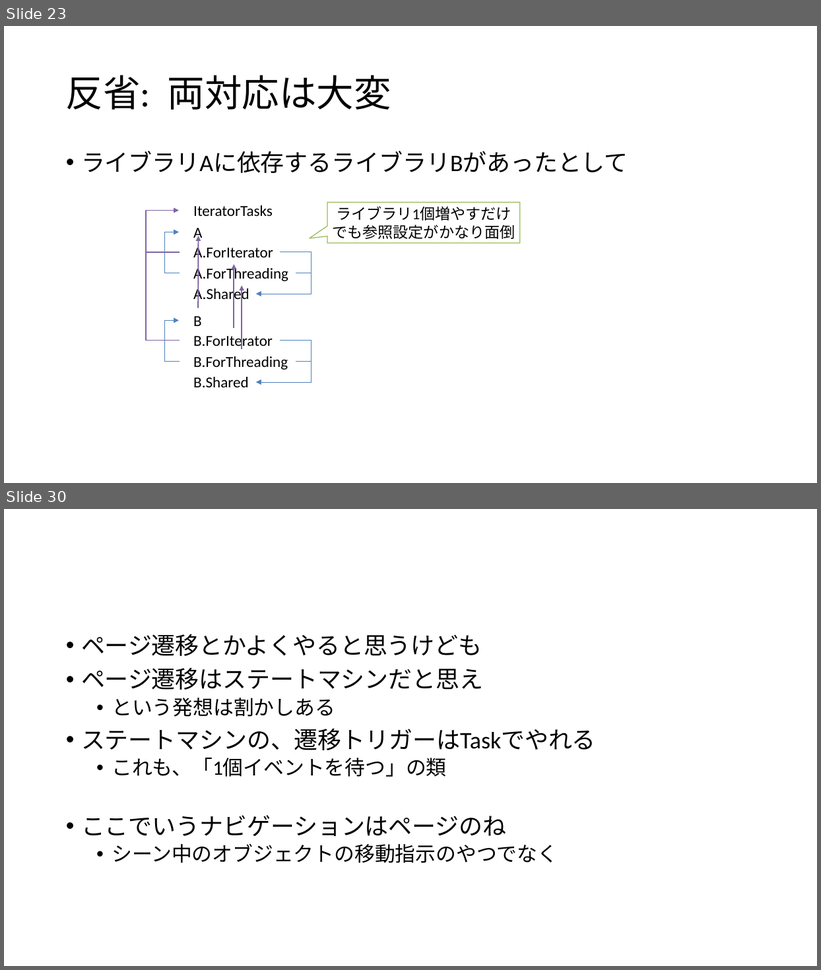
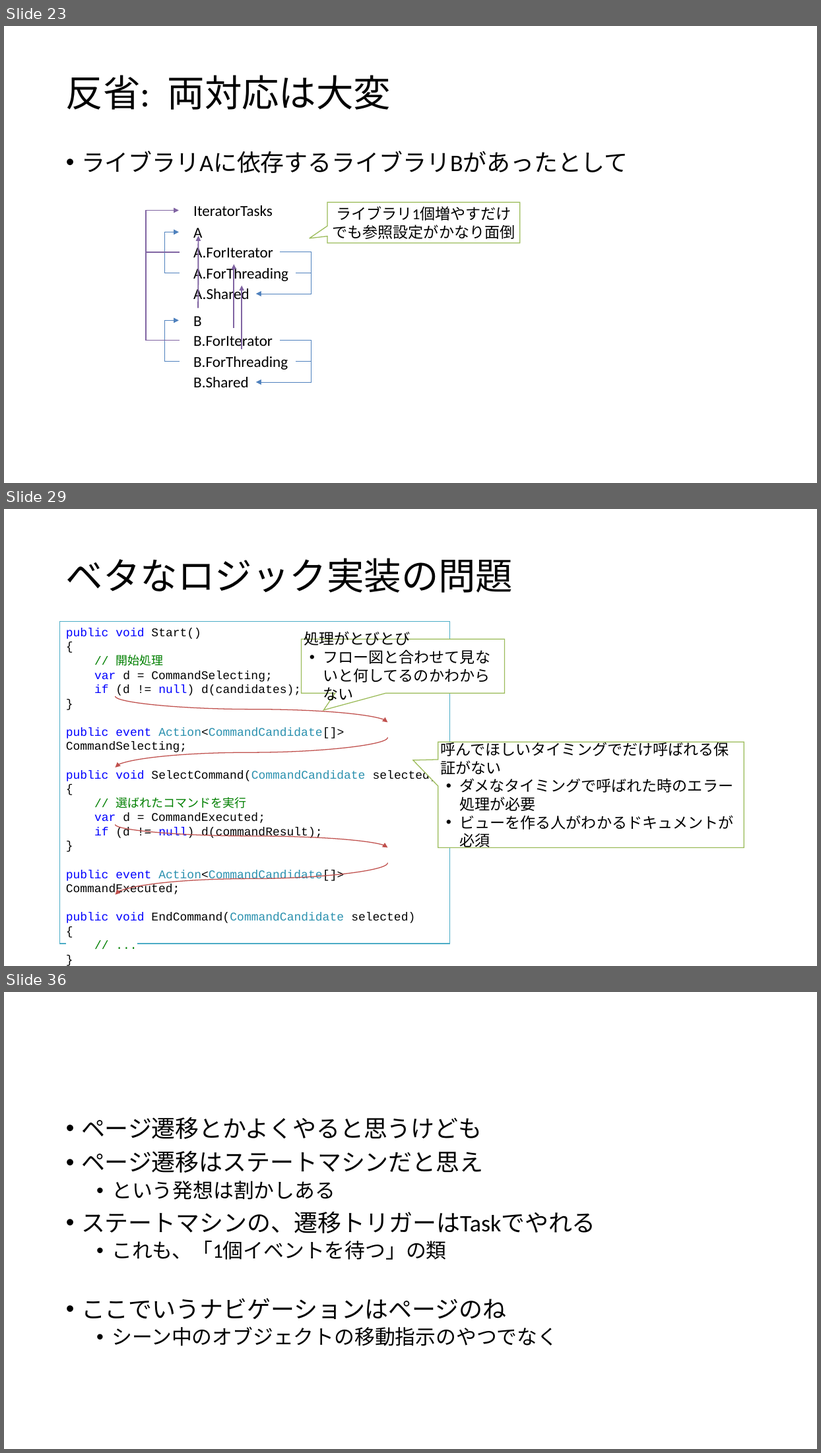
Before and after one commit to ppcuni/UnityCsharp20150321, a slide deck: doc/自社フレームワーク.pptx. Shown one above the other, each under a label of ours: slides 23 and 30 before the commit, slides 23, 29 and 36 after it; the slides between them are not shown. The pictures are 821x970 and 821x1453 pixels, drawn with LibreOffice and Linux fonts; fonts in the diff are those of the drawing; background and template pictures are left out. Boxes give left, top, right and bottom in pixels: in the first picture for what was removed or moved away, otherwise in the second. Text is boxed around its words. In the diff, an @@ line names an element or a change of style, - is before the commit and + after.

```diff
--- a/doc/自社フレームワーク.pptx
+++ b/doc/自社フレームワーク.pptx
@@ slide 29 added at (x1=4, y1=509, x2=817, y2=966), background #FFFFFF @@
@@ title added at (x1=66, y1=558, x2=514, y2=593), 44 pt, text #000000 @@
+ベタなロジック実装の問題
@@ rectangle added at (x1=60, y1=622, x2=451, y2=944), fill #FFFFFF, outline #4BACC6 1 pt, 14 pt, text #000000 @@
+public void Start()
+{
+// 開始処理
+var d = CommandSelecting;
+if (d != null) d(candidates);
+}
+public event Action<CommandCandidate[]> CommandSelecting;
+public void SelectCommand(CommandCandidate selected)
+{
+// 選ばれたコマンドを実行
+var d = CommandExecuted;
+if (d != null) d(commandResult);
+}
+public event Action<CommandCandidate[]> CommandExecuted;
+public void EndCommand(CommandCandidate selected)
+{
+// ...
+}
@@ speech box added at (x1=302, y1=640, x2=505, y2=694), fill #FFFFFF, outline #9BBB59 1 pt, 18 pt, text #000000 @@
+処理がとびとび
+• フロー図と合わせて見ないと何してるのかわからない
@@ curved arrow added from (115, 696) to (387, 722), #C0504D 1 pt @@
@@ curved arrow added from (387, 738) to (115, 768), #C0504D 1 pt @@
@@ speech box added at (x1=438, y1=742, x2=745, y2=848), fill #FFFFFF, outline #9BBB59 1 pt, 18 pt, text #000000 @@
+呼んでほしいタイミングでだけ呼ばれる保証がない
+• ダメなタイミングで呼ばれた時のエラー処理が必要
+• ビューを作る人がわかるドキュメントが必須
@@ curved arrow added from (115, 825) to (387, 848), #C0504D 1 pt @@
@@ curved arrow added from (387, 863) to (115, 895), #C0504D 1 pt @@
@@ what was slide 30 is now slide 36 @@
```
Also in this commit, not shown: 2 slides changed, 10 other slides added, 5 slides removed.
